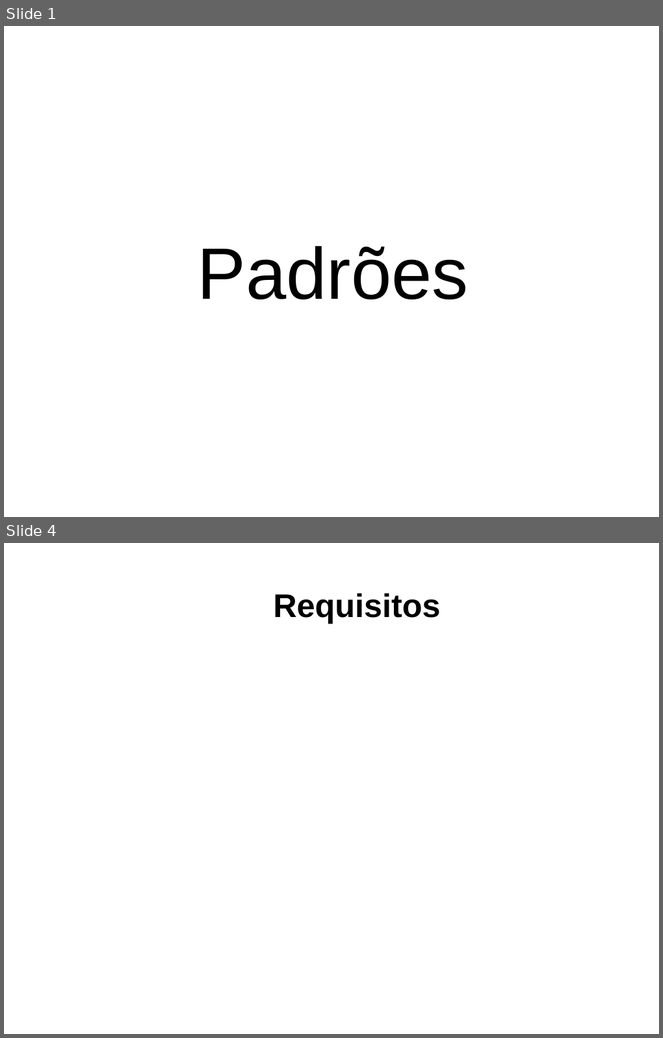
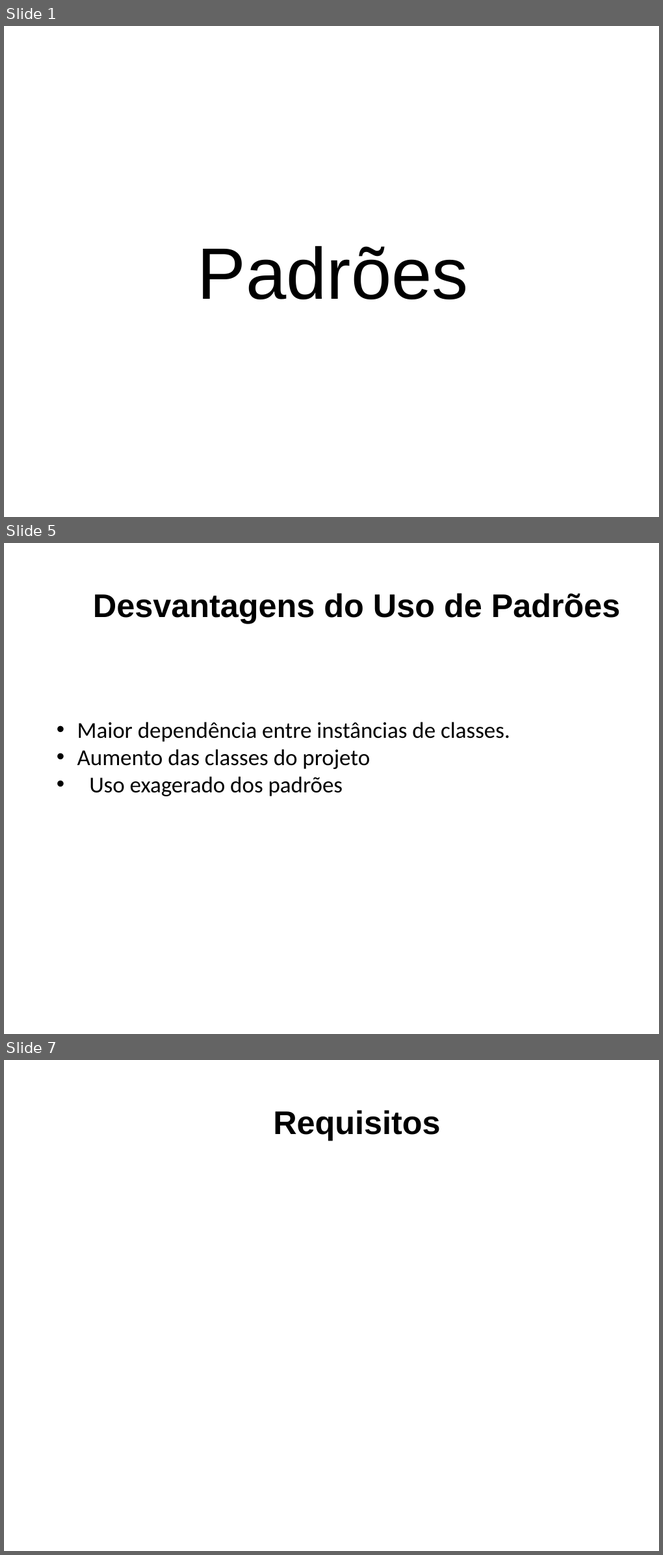
Before and after one commit to DudsNascimento/DuDente, a slide deck: Padroes de Software/Vantagens_Desvantagens.odp. Shown one above the other, each under a label of ours: slides 1 and 4 before the commit, slides 1, 5 and 7 after it; the slides between them are not shown. The pictures are 663x1038 and 663x1555 pixels, drawn with LibreOffice and Linux fonts; fonts in the diff are those of the drawing; background and template pictures are left out. Boxes give left, top, right and bottom in pixels: in the first picture for what was removed or moved away, otherwise in the second. Text is boxed around its words. In the diff, an @@ line names an element or a change of style, - is before the commit and + after.

```diff
--- a/Padroes de Software/Vantagens_Desvantagens.odp
+++ b/Padroes de Software/Vantagens_Desvantagens.odp
@@ slide 5 added at box(4, 543, 659, 1034), background picture (left out) @@
@@ text added at box(93, 593, 621, 624), 36 pt, text #000000, bold @@
+Desvantagens do Uso de Padrões
@@ text added at box(77, 722, 510, 797), 25 pt, text #000000 @@
+• Maior dependência entre instâncias de classes.
+• Aumento das classes do projeto
+• Uso exagerado dos padrões
@@ what was slide 4 is now slide 7 @@
```
Also in this commit, not shown: 3 slides changed, 1 other slide added, 1 slide removed.
